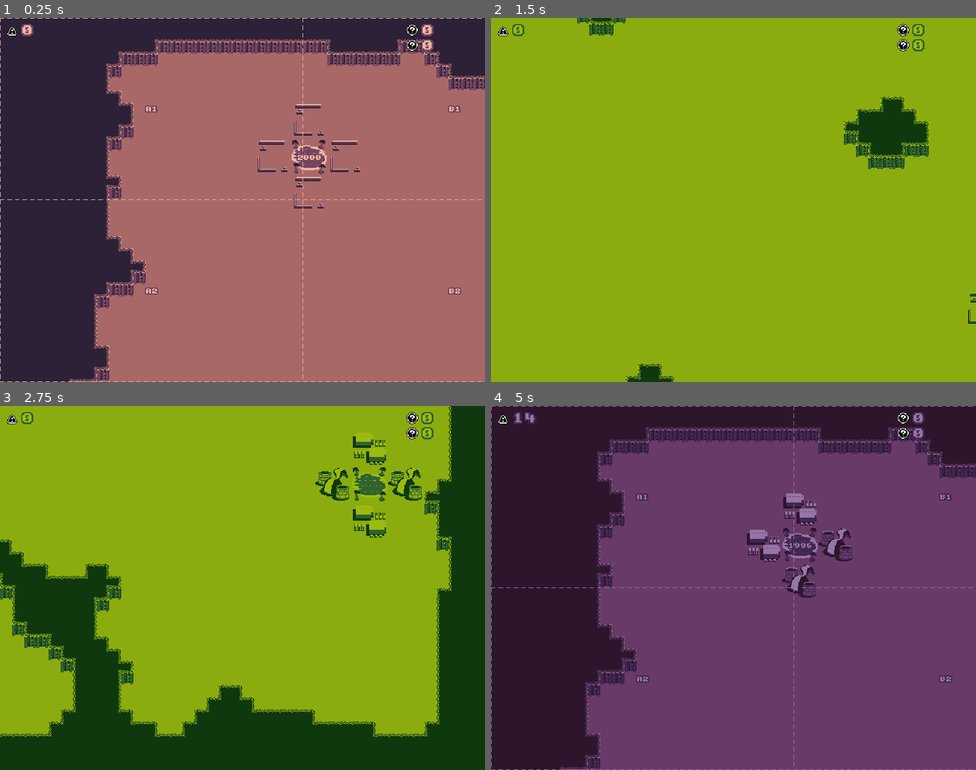
Above: before the commit, frames 1-4 (two rows, left to right).
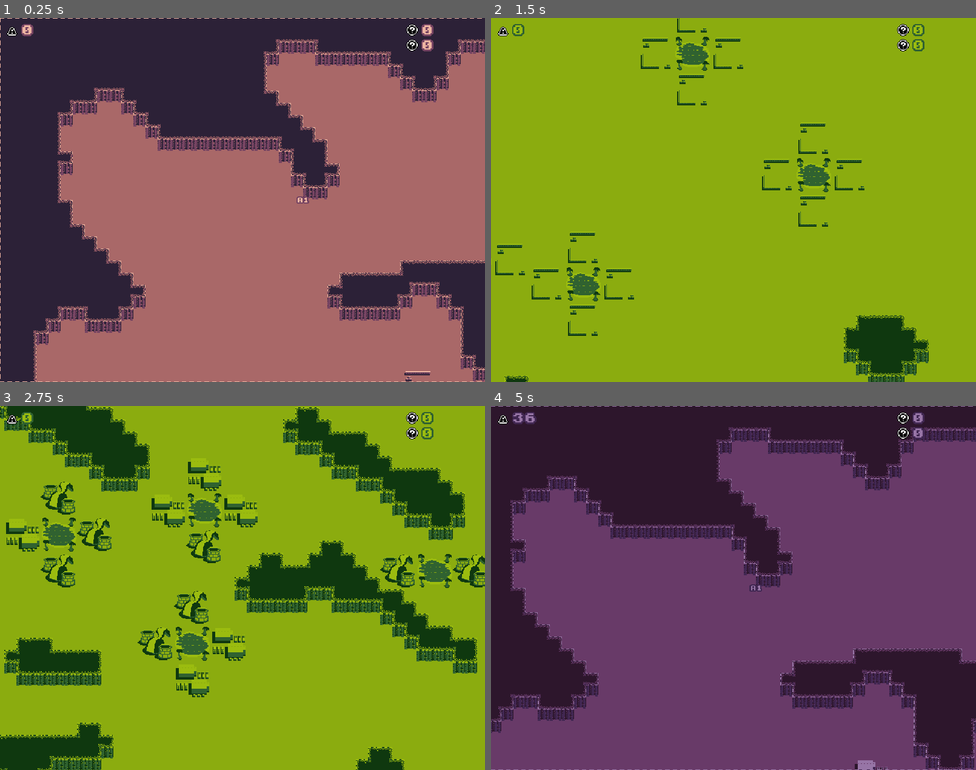
Above: after the commit, the same moments.

Repository: nikolawhallon/data-wars
Game: Godot game, scene res://scenes/game.tscn
Two runs of this game, one before a commit and one after it. Both use one fixed random seed, a clock stepped at 60 frames per second and the inputs below.
Inputs (mouse positions are in pixels of both pictures, inside the frame that each line leads up to):
- Up to frame 1 (0.25 s): no input
- Up to frame 2 (1.5 s): tap Enter at 0.5 s; move the mouse to (840, 181) at 0.52 s; hold Right (move_right) 0.53-1.28 s; tap I (info) at 0.6 s; click (840, 181) at 0.67 s; move the mouse to (636, 218) at 1.27 s; hold Down (move_down) from 1.28 s (still down); tap P (palette) at 1.35 s
- Up to frame 3 (2.75 s): move the mouse to (291, 507) at 2.02 s; release Down (move_down) at 2.03 s; hold Right (move_right) from 2.03 s (still down); tap T (test) at 2.1 s
- Up to frame 4 (5 s): move the mouse to (709, 660) at 2.77 s; release Right (move_right) at 2.78 s; hold Up (move_up) 2.78-3.53 s; tap I (info) at 2.85 s; click (709, 660) at 2.92 s; move the mouse to (879, 642) at 3.52 s; hold Left (move_left) from 3.53 s (still down); tap P (palette) at 3.6 s; move the mouse to (588, 533) at 4.27 s; tap T (test) at 4.35 s

The runs differ from the first frame. In frame 1, 25% of the frame differs, in the area x 0-100%, y 0-100%; in frame 2, 7.3%; in frame 3, 42%; in frame 4, 33%.

Commit message:
can move units now

Diff:
--- a/scenes/agent/deepgram.gd
+++ b/scenes/agent/deepgram.gd
@@ -219,6 +219,53 @@
 						},
 						"required": ["building_id", "unit_type"]
 					}
+				},
+				{
+					"name": "set_target",
+					"description": "Set the target for a unit, either by position, map cell, or another entity id.",
+					"parameters": {
+						"type": "object",
+						"properties": {
+							"unit_id": {
+							"type": "integer",
+								"description": "The id of the unit to command."
+							},
+							"target": {
+								"description": "The target specification.",
+								"oneOf": [
+								{
+									"type": "object",
+									"description": "Target a specific position.",
+									"properties": {
+										"x": { "type": "number", "description": "X coordinate." },
+										"y": { "type": "number", "description": "Y coordinate." }
+									},
+									"required": ["x", "y"]
+								},
+								{
+									"type": "object",
+									"description": "Target a board cell like A1, B2, etc.",
+									"properties": {
+										"cell": { "type": "string", "description": "Cell id like A1, B2, etc." }
+									},
+									"required": ["cell"]
+								},
+								{
+									"type": "object",
+									"description": "Target another entity by id.",
+									"properties": {
+										"target_id": {
+											"type": "integer",
+											"description": "The id of the object to target."
+										}
+									},
+									"required": ["target_id"]
+								}
+								]
+							}
+						},
+						"required": ["unit_id", "target"]
+					}
 				}
 				]
 			},
--- a/scenes/data_drone.gd
+++ b/scenes/data_drone.gd
@@ -6,14 +6,19 @@
 var team = null
 var target = null
 
-func _physics_process(_delta: float) -> void:
-	if target == null:
+func _physics_process(delta: float) -> void:
+	var target_position = null
+	if target is Node:
+		target_position = target.global_position
+	elif typeof(target) == TYPE_VECTOR2:
+		target_position = target
+	else:
 		return
 
-	var direction = (target - position).normalized()
+	var direction = (target_position - position).normalized()
 	velocity = direction * SPEED
 
 	move_and_slide()
 
-	if global_position.distance_to(target) < 32:
+	if global_position.distance_to(target_position) < 16:
 		target = null
--- a/scenes/data_drone.tscn
+++ b/scenes/data_drone.tscn
@@ -9,7 +9,7 @@
 [sub_resource type="CircleShape2D" id="CircleShape2D_31p4i"]
 radius = 8.0
 
-[node name="DataDrone" type="CharacterBody2D" unique_id=1663236689 groups=["DataDrone"]]
+[node name="DataDrone" type="CharacterBody2D" unique_id=1663236689 groups=["DataDrone", "Unit"]]
 collision_mask = 0
 script = ExtResource("1_02qki")
 
--- a/scenes/extractor.gd
+++ b/scenes/extractor.gd
@@ -7,13 +7,18 @@
 var target = null
 
 func _physics_process(delta: float) -> void:
-	if target == null:
+	var target_position = null
+	if target is Node:
+		target_position = target.global_position
+	elif typeof(target) == TYPE_VECTOR2:
+		target_position = target
+	else:
 		return
 
-	var direction = (target - position).normalized()
+	var direction = (target_position - position).normalized()
 	velocity = direction * SPEED
 
 	move_and_slide()
 
-	if global_position.distance_to(target) < 32:
+	if global_position.distance_to(target_position) < 16:
 		target = null
--- a/scenes/extractor.tscn
+++ b/scenes/extractor.tscn
@@ -9,7 +9,7 @@
 [sub_resource type="CircleShape2D" id="CircleShape2D_kljyq"]
 radius = 8.0
 
-[node name="Extractor" type="CharacterBody2D" unique_id=2056073613 groups=["Extractor"]]
+[node name="Extractor" type="CharacterBody2D" unique_id=2056073613 groups=["Extractor", "Unit"]]
 collision_mask = 0
 script = ExtResource("1_o7god")
 
--- a/scenes/game.gd
+++ b/scenes/game.gd
@@ -340,6 +340,30 @@
 
 	return building.spawn_unit(unit_type)
 
+func set_target(unit_id, target):
+	print("Executing the set_target function")
+	var unit = instance_from_id(unit_id)
+	if unit == null:
+		return "No unit with unit_id"
+	if not unit.is_in_group("Unit"):
+		return "No unit with unit_id"
+
+	if target.has("x") and target.has("y"):
+		unit.target = Vector2(target["x"], target["y"])
+	elif target.has("cell"):
+		if not $CellLabels.cell_label_to_pos(target["cell"]):
+			return "Invalid cell"
+		unit.target = $CellLabels.cell_label_to_pos(target["cell"])
+	elif target.has("target_id"):
+		var object = instance_from_id(target["target_id"])
+		if object == null:
+			return "No object with target_id"
+		unit.target = object
+	else:
+		return "No valid target specified"
+
+	return "Successfully set the target of the unit"
+
 func _on_deepgram_message_received(message) -> void:
 	# TODO: the big TODO - parse the message to see
 	# if it's a function call, and if it is a function call,
@@ -353,8 +377,8 @@
 	# 2. build_unit
 
 	# 3.
-	# the next function might be "set target" which takes a "unit_id"
-	# and either a "position" with "x" and "y" or a "cell" or a "target_id"
+	# the next function might be "set_target" which takes a "unit_id"
+	# and either a "position" with "x" and "y" or a "cell" (A1, B2, etc) or a "target_id"
 
 	var data = JSON.parse_string(message)
 
@@ -373,6 +397,10 @@
 			elif function["name"] == "build_unit":
 				var arguments = JSON.parse_string(function["arguments"])
 				var result = build_unit(arguments["building_id"], arguments["unit_type"])
+				$Deepgram.send_function_call_response(function["name"], result, function["id"])
+			elif function["name"] == "set_target":
+				var arguments = JSON.parse_string(function["arguments"])
+				var result = set_target(arguments["unit_id"], arguments["target"])
 				$Deepgram.send_function_call_response(function["name"], result, function["id"])
 	elif data.has("type") and data.has("role") and data.has("content"):
 		# we don't want to print the enormous World State
@@ -401,7 +429,6 @@
 		var world_state = get_world_state()
 		print("Prompt characters: ", $Deepgram.prompt.length())
 		print("World State characters: ", JSON.stringify(world_state).length())
-		print(JSON.stringify(world_state))
 		$Deepgram.update_prompt(JSON.stringify(world_state))
 
 		_clear_tts_audio()
--- a/scenes/random_map.gd
+++ b/scenes/random_map.gd
@@ -1,7 +1,7 @@
 extends Node2D
 
-@export var map_w            = 2 * 200 / 4
-@export var map_h            = 2 * 120 / 4
+@export var map_w            = 4 * 200 / 4
+@export var map_h            = 4 * 120 / 4
 @export var ground_seed      = 0.7
 @export var wall_condition   = 4
 @export var ground_condition = 4
@@ -96,7 +96,7 @@
 	var map_origin = Vector2($Walls.get_used_rect().position) * tile_size
 	#var map_size = Vector2($Walls.get_used_rect().size) * tile_size
 
-	var water_number = 4
+	var water_number = 40
 	var waters = []
 	while water_number > 0:
 		var water = load("res://scenes/water.tscn").instantiate()
@@ -112,8 +112,8 @@
 			var collision = false
 			for other_water in waters:
 				if other_water != water:
-					if abs(other_water.global_position.x - position.x) < tile_size.x * 9:
-						if abs(other_water.global_position.y - position.y) < tile_size.y * 9:
+					if abs(other_water.global_position.x - pos.x) < tile_size.x * 9:
+						if abs(other_water.global_position.y - pos.y) < tile_size.y * 9:
 							collision = true
 			if collision:
 				continue
--- a/scenes/skunk_drone.gd
+++ b/scenes/skunk_drone.gd
@@ -7,15 +7,20 @@
 var target = null
 
 func _physics_process(delta: float) -> void:
-	if target == null:
+	var target_position = null
+	if target is Node:
+		target_position = target.global_position
+	elif typeof(target) == TYPE_VECTOR2:
+		target_position = target
+	else:
 		return
 
-	var direction = (target - position).normalized()
+	var direction = (target_position - position).normalized()
 	velocity = direction * SPEED
 
 	move_and_slide()
 
-	if global_position.distance_to(target) < 32:
+	if global_position.distance_to(target_position) < 16:
 		target = null
 
 func _on_area_2d_body_entered(body: Node2D) -> void:
--- a/scenes/skunk_drone.tscn
+++ b/scenes/skunk_drone.tscn
@@ -9,7 +9,7 @@
 [sub_resource type="CircleShape2D" id="CircleShape2D_at1my"]
 radius = 8.0
 
-[node name="SkunkDrone" type="CharacterBody2D" unique_id=2019636834 groups=["SkunkDrone"]]
+[node name="SkunkDrone" type="CharacterBody2D" unique_id=2019636834 groups=["SkunkDrone", "Unit"]]
 collision_mask = 0
 script = ExtResource("1_at1my")
 
--- a/scenes/spam_bot.gd
+++ b/scenes/spam_bot.gd
@@ -7,13 +7,18 @@
 var target = null
 
 func _physics_process(delta: float) -> void:
-	if target == null:
+	var target_position = null
+	if target is Node:
+		target_position = target.global_position
+	elif typeof(target) == TYPE_VECTOR2:
+		target_position = target
+	else:
 		return
 
-	var direction = (target - position).normalized()
+	var direction = (target_position - position).normalized()
 	velocity = direction * SPEED
 
 	move_and_slide()
 
-	if global_position.distance_to(target) < 32:
+	if global_position.distance_to(target_position) < 16:
 		target = null
--- a/scenes/spam_bot.tscn
+++ b/scenes/spam_bot.tscn
@@ -9,7 +9,7 @@
 [sub_resource type="CircleShape2D" id="CircleShape2D_r6ej7"]
 radius = 8.0
 
-[node name="SpamBot" type="CharacterBody2D" unique_id=552019670 groups=["SpamBot"]]
+[node name="SpamBot" type="CharacterBody2D" unique_id=552019670 groups=["SpamBot", "Unit"]]
 collision_mask = 0
 script = ExtResource("1_kl1lo")
 
